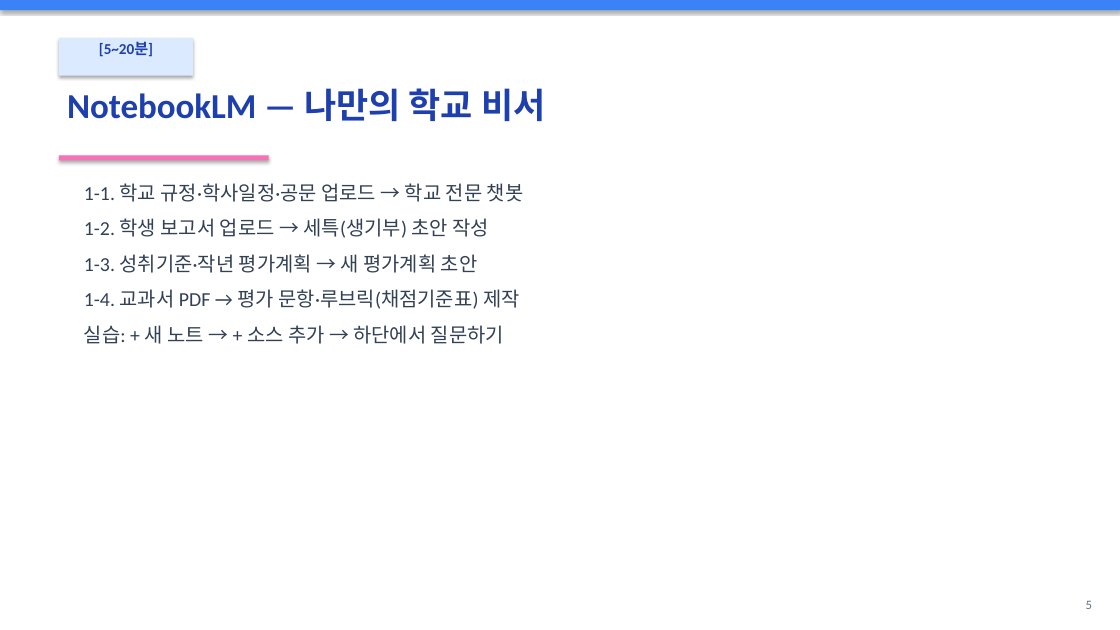
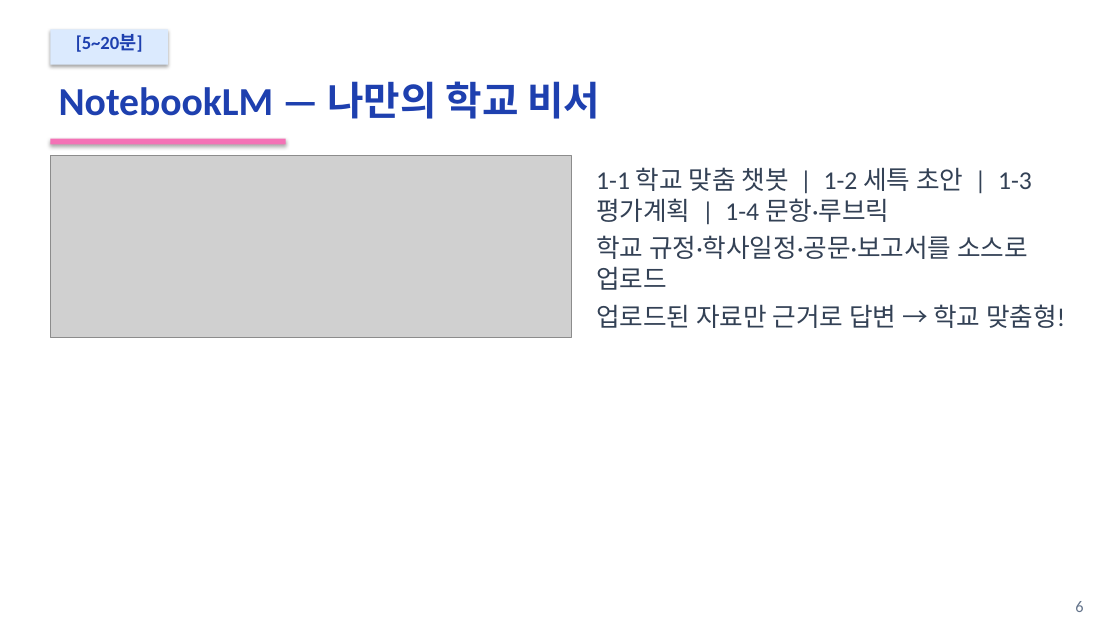
Before and after one commit to richee-pc/26AI, a slide deck: slide 6 of materials/AI_lecture_script.pptx (slide 5 before the commit). Drawn at 1120x630 pixels with LibreOffice and Linux fonts; fonts in the diff are those of the drawing; grey boxes stand for pictures. Boxes give left, top, right and bottom in pixels: in the first picture for what was removed or moved away, otherwise in the second. Text is boxed around its words. In the diff, an @@ line names an element or a change of style, - is before the commit and + after.

```diff
--- a/materials/AI_lecture_script.pptx
+++ b/materials/AI_lecture_script.pptx
@@ rectangle removed at <box>0,0,1120,10</box> @@
@@ text "[5~20분]": place and size @@
-text "[5~20분]" at <box>99,41,153,57</box>
+text "[5~20분]" at <box>76,34,143,52</box>
@@ text "[5~20분]" at <box>76,34,143,52</box>: size 13 to 16 pt @@
@@ rectangle: place and size @@
-rectangle at <box>59,38,193,76</box>
+rectangle at <box>50,29,168,65</box>
@@ text "NotebookLM — 나만의 학교 비서": place and size @@
-text "NotebookLM — 나만의 학교 비서" at <box>67,88,545,121</box>
+text "NotebookLM — 나만의 학교 비서" at <box>59,81,600,119</box>
@@ text "NotebookLM — 나만의 학교 비서" at <box>59,81,600,119</box>: size 30 to 34 pt @@
@@ rectangle: place and size @@
-rectangle at <box>59,155,269,160</box>
+rectangle at <box>50,139,286,145</box>
@@ picture added at <box>50,155,571,338</box> @@
@@ text added at <box>596,167,1065,328</box>, 22 pt, text #334155 @@
+1-1 학교 맞춤 챗봇 | 1-2 세특 초안 | 1-3 평가계획 | 1-4 문항·루브릭
+학교 규정·학사일정·공문·보고서를 소스로 업로드
+업로드된 자료만 근거로 답변 → 학교 맞춤형!
@@ text removed at <box>84,183,524,344</box> @@
-1-1. 학교 규정·학사일정·공문 업로드 → 학교 전문 챗봇
-1-2. 학생 보고서 업로드 → 세특(생기부) 초안 작성
-1-3. 성취기준·작년 평가계획 → 새 평가계획 초안
-1-4. 교과서 PDF → 평가 문항·루브릭(채점기준표) 제작
-실습: + 새 노트 → + 소스 추가 → 하단에서 질문하기
@@ text added at <box>1075,601,1083,612</box>, 14 pt, text #64748B @@
+6
@@ text removed at <box>1086,601,1092,609</box> @@
-5
```
Also in this commit, not shown: 5 other slides changed, 12 slides added, 4 slides removed, 10 other files.
